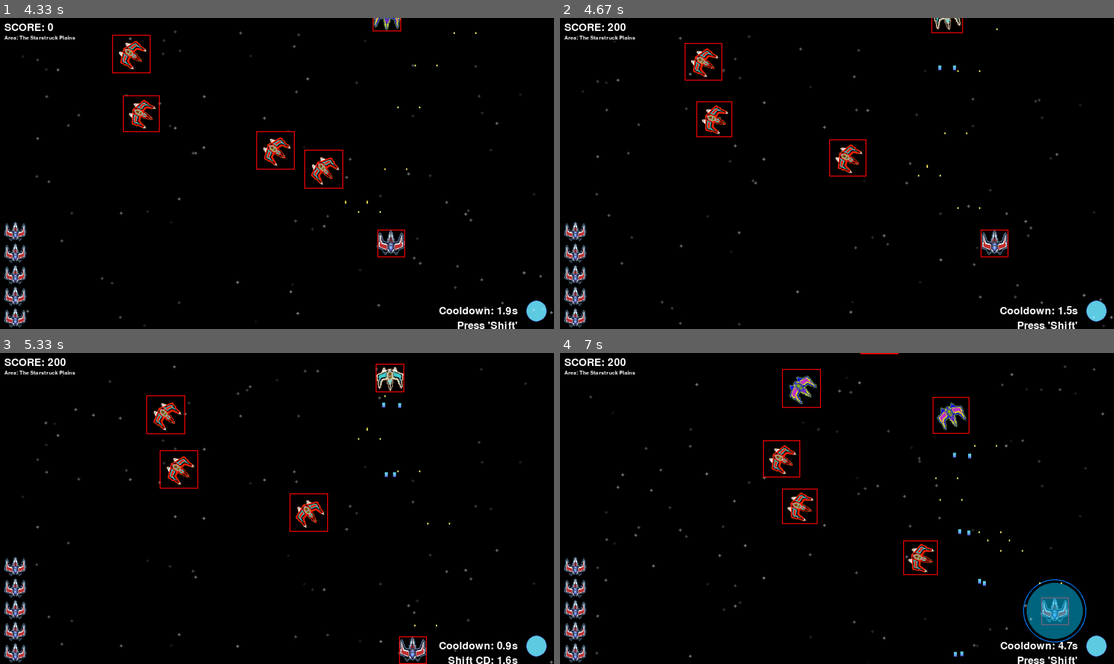
Above: before the commit, frames 1-4 (two rows, left to right).
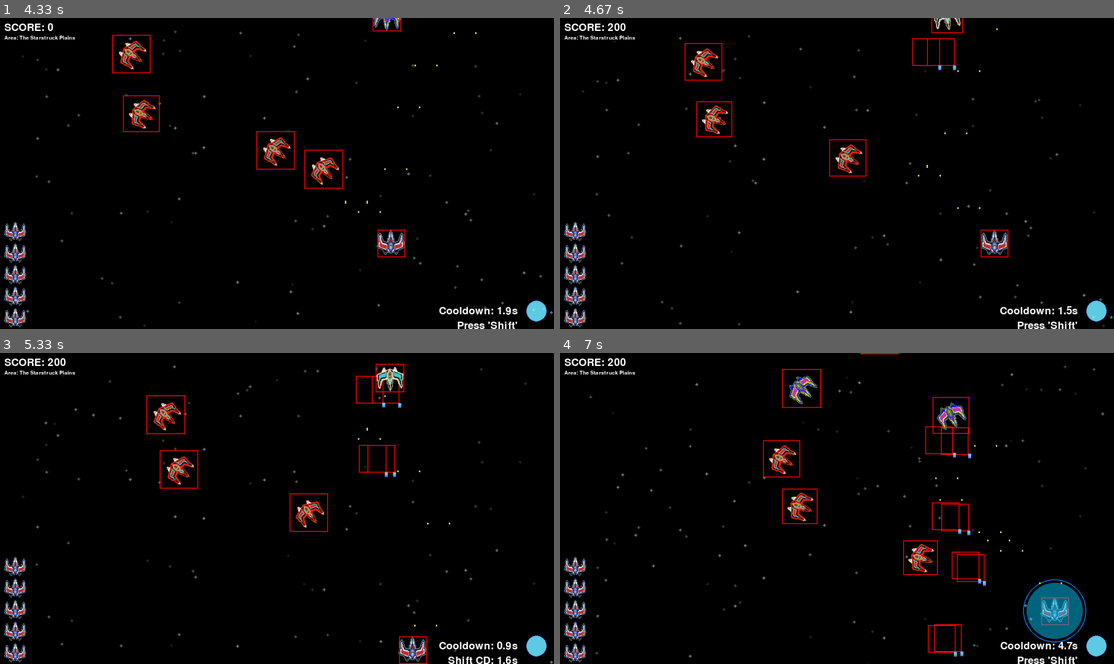
Above: after the commit, the same moments.

Repository: woelffer/gamedemo
Game: pygame game, started from pygamedemo.py
Same seed, same stepped clock (60 frames per second), same inputs: the game is played once before the commit and once after it.
Inputs:
- Up to frame 1 (4.33 s): tap Enter at 0.33 s; tap Space at 0.67, 1.07, 1.37, 1.57, 1.9, 2.2, 2.4, 2.7, 2.97, 3.3, 3.6, 3.73, 4.13 s; hold D 1-1.47 s; tap E at 1.15, 2.48, 3.82 s; hold W 1.5-1.8 s; hold D 1.83-2.3 s; tap Shift at 1.98, 3.38 s; hold A 2.33-2.87 s; hold S 2.9-3.2 s; hold A 3.23-3.63 s; hold W 3.67-4.03 s; hold D from 4.07 s (still down)
- Up to frame 2 (4.67 s): keep holding D; tap Space at 4.43 s
- Up to frame 3 (5.33 s): release D at 4.7 s; hold S 4.73-5.1 s; tap Space at 4.8, 5.2 s; tap Shift at 4.88 s; hold A from 5.13 s (still down); tap E at 5.28 s
- Up to frame 4 (7 s): tap Space at 5.5, 5.7, 6, 6.2, 6.53, 6.83 s; release A at 5.6 s; hold D 5.63-6.1 s; hold W 6.13-6.43 s; tap Shift at 6.28 s; hold D 6.47-6.93 s; tap E at 6.62 s; hold A from 6.97 s (still down)

Frame 1 is identical in both runs. In frame 2, 0.1% of the frame differs, in the area x 63-72%, y 6-16%; in frame 3, 0.2%; in frame 4, 0.6%, in the area x 65-77%, y 23-97%.

Commit message:
bullet hit box draw function

Diff:
--- a/Bullet.py
+++ b/Bullet.py
@@ -30,7 +30,9 @@
         self.pos_x = self.pos_x + int(self.dx) * dt
         self.pos_y = self.pos_y + int(self.dy) * dt
 
-
+    def draw_collision_box(self, screen):
+        rect = self.rect()
+        pygame.draw.rect(screen, (255, 0, 0), rect, 2)
 
     def rect(self):
         return self.bullet_img.get_rect(center =(self.pos_x, self.pos_y))
--- a/pygamedemo.py
+++ b/pygamedemo.py
@@ -30,7 +30,7 @@
     pygame.mixer.music.load(music_tracks[track_name])
     loop_count = -1 if loop else 0
     pygame.mixer.music.play(loop_count)
-    pygame.mixer.music.set_volume(0.2)  # Adjust volume if needed
+    pygame.mixer.music.set_volume(0.1)  # Adjust volume if needed
 
 current_track = 'theme'
 play_music(current_track)
@@ -325,6 +325,7 @@
         screen.blit(bullet.bullet_img, (bullet.pos_x, bullet.pos_y))
 
     for enemy_bullet in enemy_bullets:
+        enemy_bullet.draw_collision_box(screen)
         enemy_bullet.enemy_bullet_move(dt)
         screen.blit(enemy_bullet.bullet_img, (enemy_bullet.pos_x, enemy_bullet.pos_y))
 
